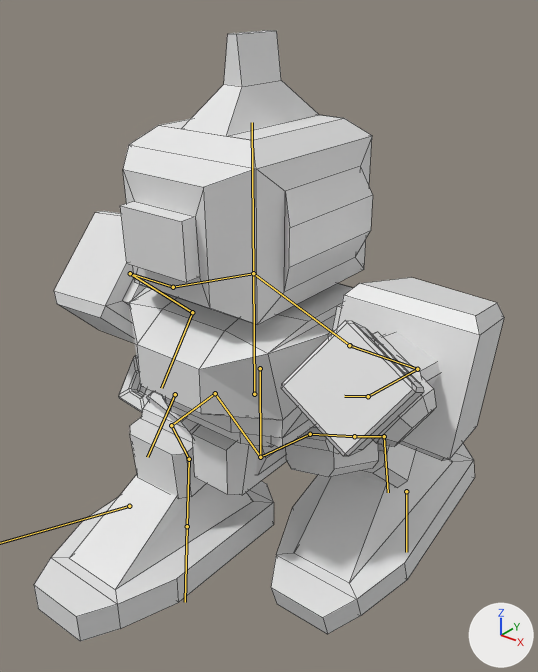
Two versions of the Blender file Res/Robot.blend, one commit apart.
Rendered twice from a camera (50 mm lens) standing at (5.06, -6.74, 7.27) and looking at (0.14, -0.59, 3.45). The lights are fixed; the arrows at lower right show +X, +Y and +Z. Both versions are drawn at frame 100 of the action 'GroundSlash_0'; the numbers are the values there. The bones that bend it are drawn over the model as lines. Mesh edges are drawn as thin lines.

Objects in the first picture: 'Robot'.
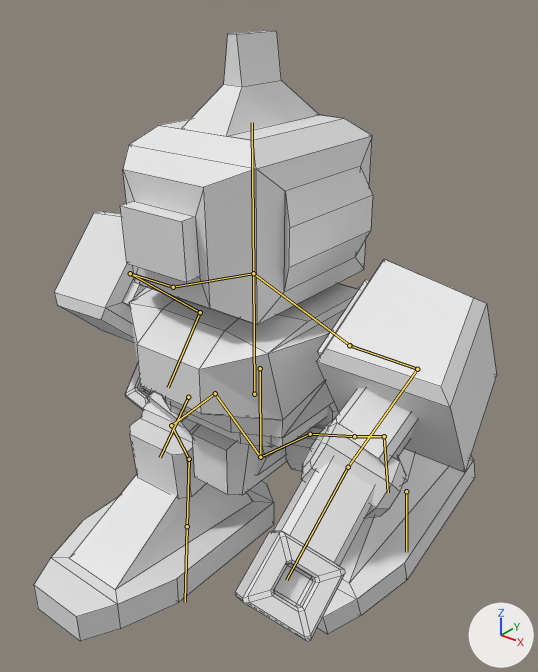
What differs and where, as boxes [x1, y1, x2, y2] in the pictures (538 x 672 px):
'Robot', posed: before [34, 30, 504, 641]; after [34, 30, 497, 642]
bone 'DownArm_IK.R', root to tip: before (175, 394) to (147, 457); after (188, 397) to (160, 457)

What the commit changed:
Bone 'DownArm_IK.R' (bone_downarm_ik_r) moves from (-0.19, 0.19, 0.18) to (-0.37, 0.19, 0.07).
Bone 'DownArm_IK.R' (bone_downarm_ik_r) turns from (25, 6, -1) to (24, 11, -3) degrees about its own x, y and z.
Bone 'DownArm_IK.L' (bone_downarm_ik_l) moves from (-0.78, -2.43, 5.47) to (0.4, 2.28, 5.59).
Bone 'DownArm_IK.L' (bone_downarm_ik_l) turns from (119, -5, -32) to (50, -25, -27) degrees about its own x, y and z.
